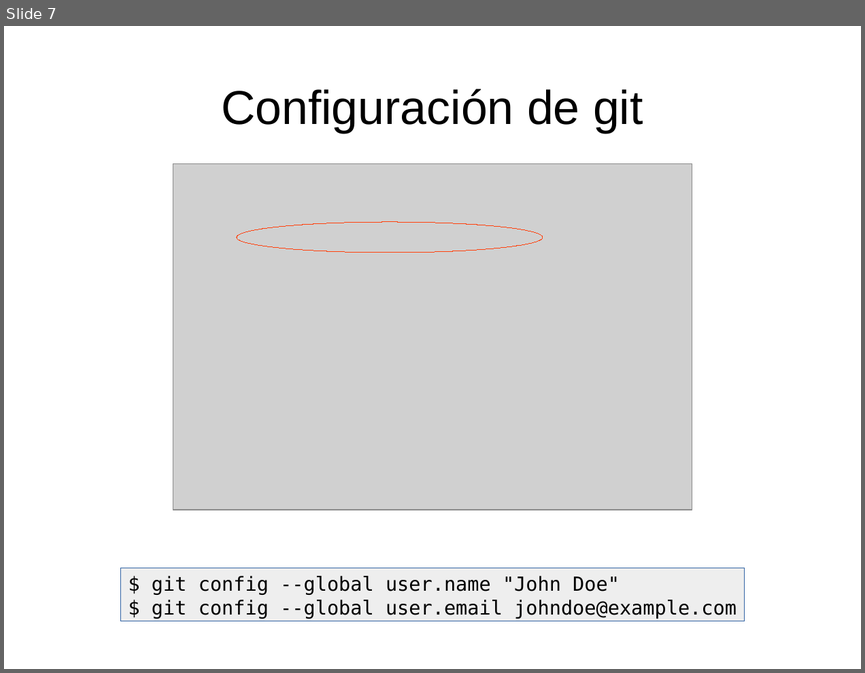
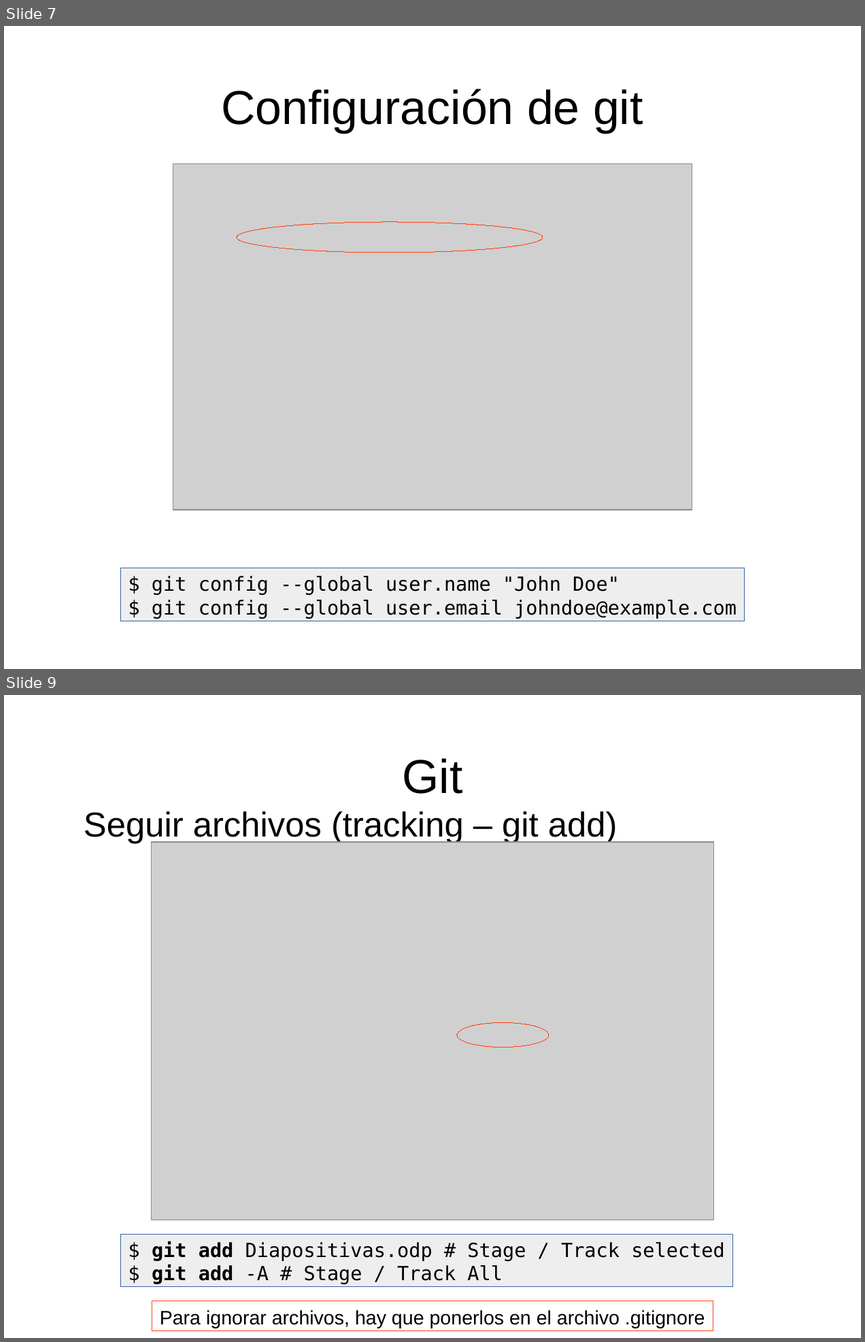
Before and after one commit to franperr/introduccion-git-github, a slide deck: Diapositivas.odp. Shown one above the other, each under a label of ours: slide 7 before the commit, slides 7 and 9 after it; the slides between them are not shown. The pictures are 865x673 and 865x1342 pixels, drawn with LibreOffice and Linux fonts; fonts in the diff are those of the drawing; grey boxes stand for pictures. Boxes give left, top, right and bottom in pixels: in the first picture for what was removed or moved away, otherwise in the second. Text is boxed around its words. In the diff, an @@ line names an element or a change of style, - is before the commit and + after.

```diff
--- a/Diapositivas.odp
+++ b/Diapositivas.odp
@@ slide 9 added at (4, 695, 861, 1338), background #FFFFFF @@
@@ title added at (402, 758, 462, 794), 44 pt, text #000000 @@
+Git
@@ text added at (84, 811, 617, 844), 32 pt, text #000000 @@
+Seguir archivos (tracking – git add)
@@ picture added at (151, 842, 714, 1220) @@
@@ ellipse added at (458, 1022, 549, 1047), outline #FF420E 0 pt @@
@@ rectangle added at (121, 1234, 732, 1287), fill #EEEEEE, outline #3465A4 0 pt, 18 pt, text #000000 @@
+$ git add Diapositivas.odp # Stage / Track selected
+$ git add -A # Stage / Track All
@@ rectangle added at (152, 1302, 713, 1331), outline #FF420E 0 pt, 18 pt, text #000000 @@
+Para ignorar archivos, hay que ponerlos en el archivo .gitignore
```
Also in this commit, not shown: 1 slide changed, 1 other slide added, 1 slide removed.
